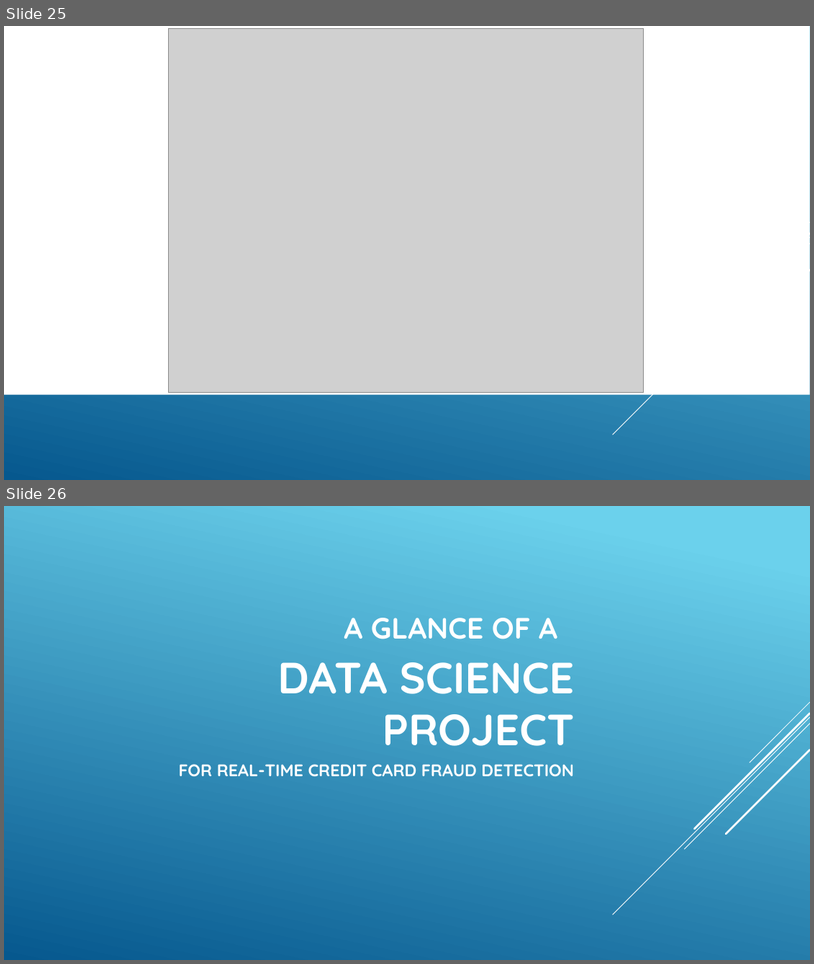
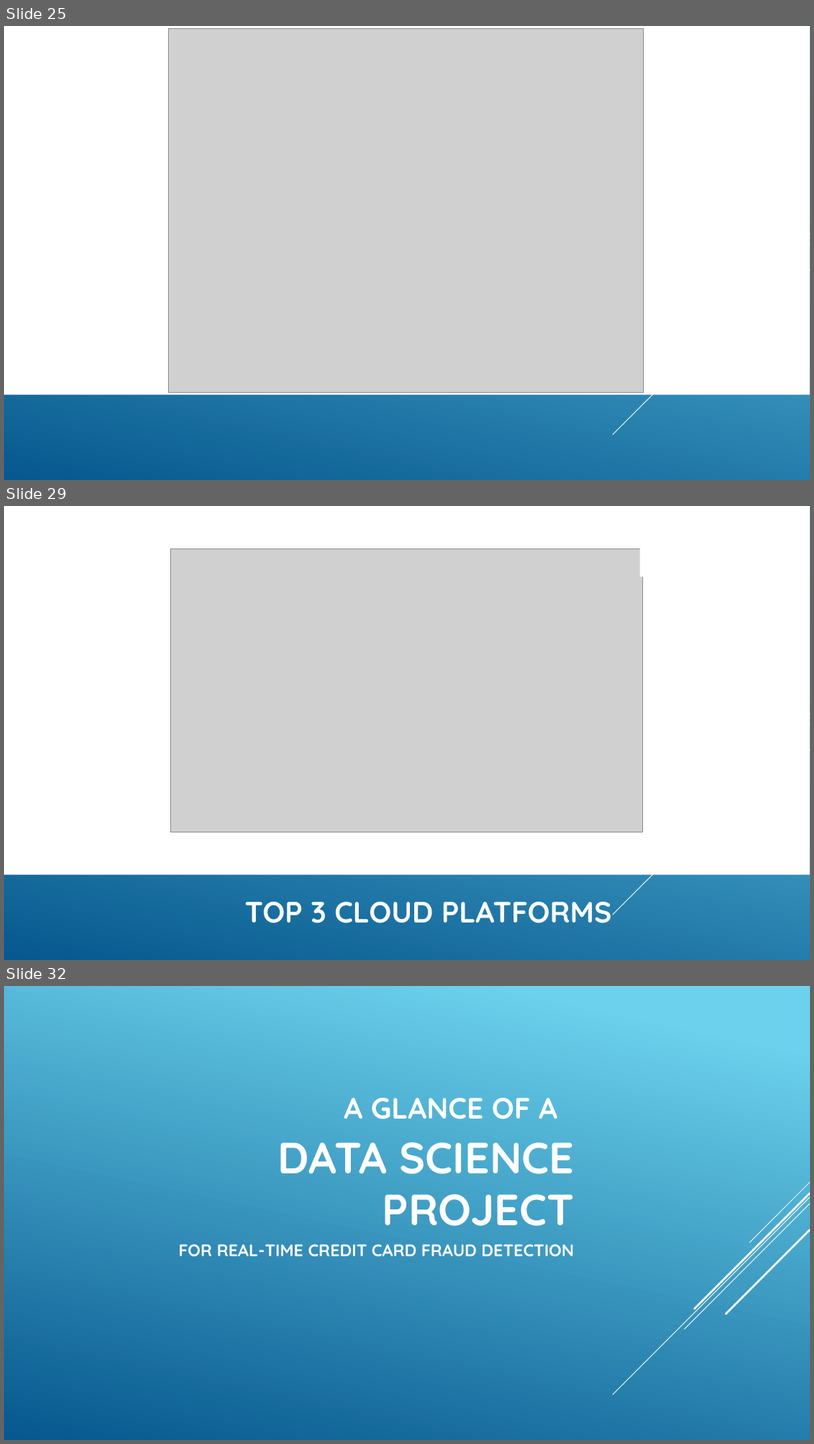
Before and after one commit to pengdsci/STA551, a slide deck: w01/What-is-data-sience.pptx. Shown one above the other, each under a label of ours: slides 25 and 26 before the commit, slides 25, 29 and 32 after it; the slides between them are not shown. The pictures are 814x964 and 814x1444 pixels, drawn with LibreOffice and Linux fonts; fonts in the diff are those of the drawing; grey boxes stand for pictures. Boxes give left, top, right and bottom in pixels: in the first picture for what was removed or moved away, otherwise in the second. Text is boxed around its words. In the diff, an @@ line names an element or a change of style, - is before the commit and + after.

```diff
--- a/w01/What-is-data-sience.pptx
+++ b/w01/What-is-data-sience.pptx
@@ slide 29 added at <box>4,506,810,960</box>, background gradient #6ED2EB to #06588E @@
@@ snip rect added at <box>4,506,810,875</box>, fill #FFFFFF @@
@@ picture added at <box>171,548,643,832</box> @@
@@ rectangle added at <box>640,548,684,577</box>, fill #FFFFFF @@
@@ group added at <box>613,702,810,914</box>: 5 lines @@
@@ text added at <box>245,901,612,923</box>, 35 pt, text #FFFFFF, bold @@
+TOP 3 CLOUD PLATFORMS
@@ what was slide 26 is now slide 32 @@
```
Also in this commit, not shown: 5 other slides added, 1 other file.
